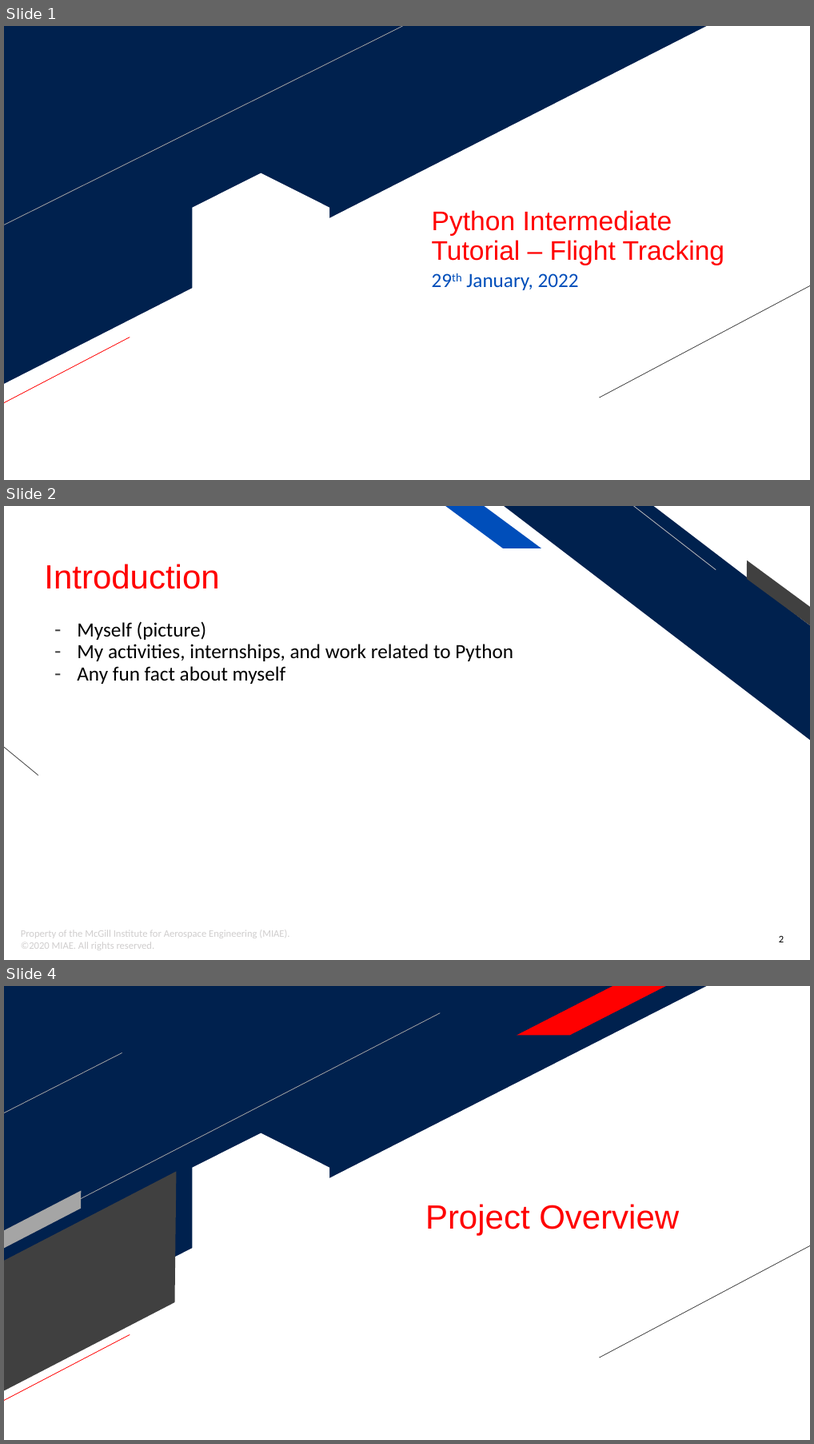
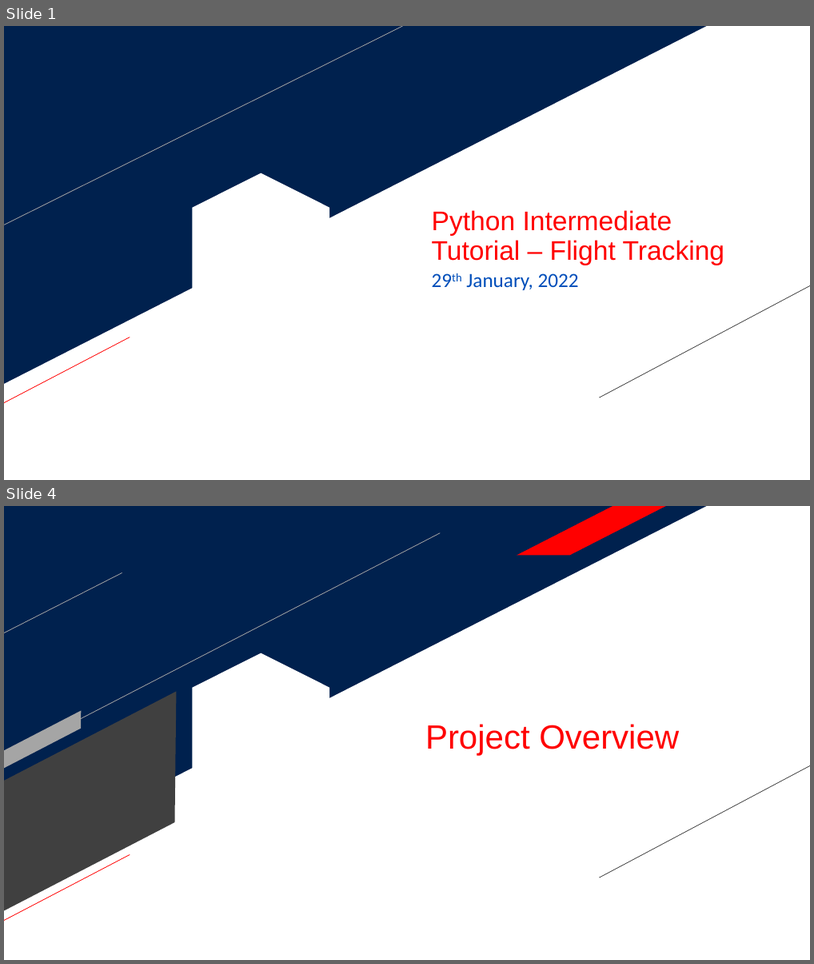
Before and after one commit to mowglu/MIAE-Python, a slide deck: Python Tutorial - MIAE.pptx. Shown one above the other, each under a label of ours: slides 1, 2 and 4 before the commit, slides 1 and 4 after it; the slides between them are not shown. The pictures are 814x1444 and 814x964 pixels, drawn with LibreOffice and Linux fonts; fonts in the diff are those of the drawing; background and template pictures are left out. Boxes give left, top, right and bottom in pixels: in the first picture for what was removed or moved away, otherwise in the second. Text is boxed around its words. In the diff, an @@ line names an element or a change of style, - is before the commit and + after.

```diff
--- a/Python Tutorial - MIAE.pptx
+++ b/Python Tutorial - MIAE.pptx
@@ slide 2 removed at (4, 506, 810, 960), background #FFFFFF @@
@@ parallelogram removed at (446, 506, 542, 548) @@
@@ diag stripe removed at (504, 506, 810, 740) @@
@@ line removed from (717, 569) to (634, 506) @@
@@ title removed at (44, 564, 219, 589) @@
-Introduction
@@ parallelogram removed at (738, 560, 810, 625) @@
@@ text removed at (77, 621, 514, 684) @@
-– Myself (picture)
-– My activities, internships, and work related to Python
-– Any fun fact about myself
@@ line removed from (130, 850) to (4, 746) @@
@@ text removed at (21, 930, 290, 950) @@
-Property of the McGill Institute for Aerospace Engineering (MIAE).
-©2020 MIAE. All rights reserved.
@@ page number removed at (779, 936, 784, 942) @@
-2
```
Also in this commit, not shown: 7 slides changed, 3 slides added.
